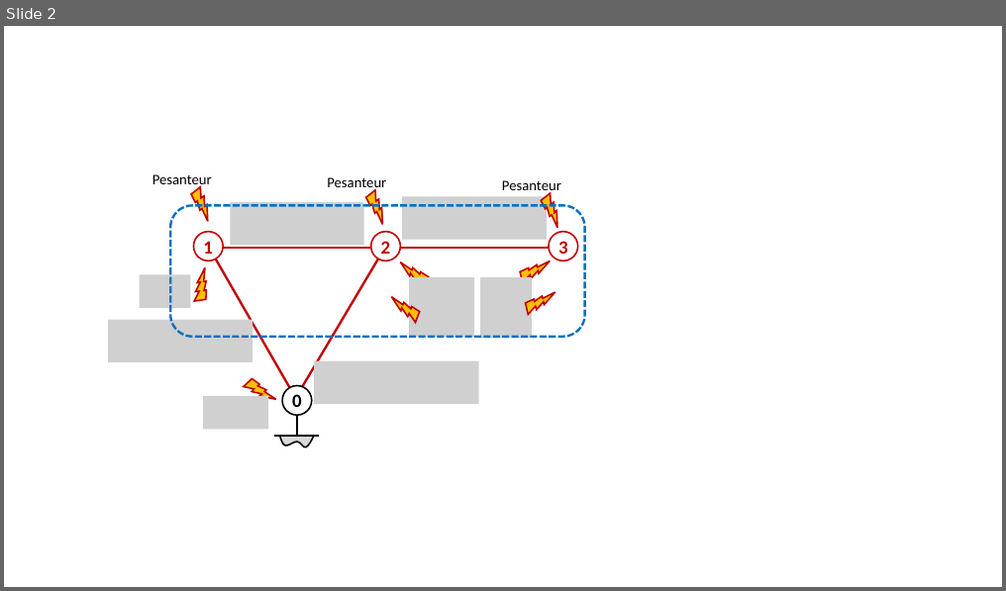
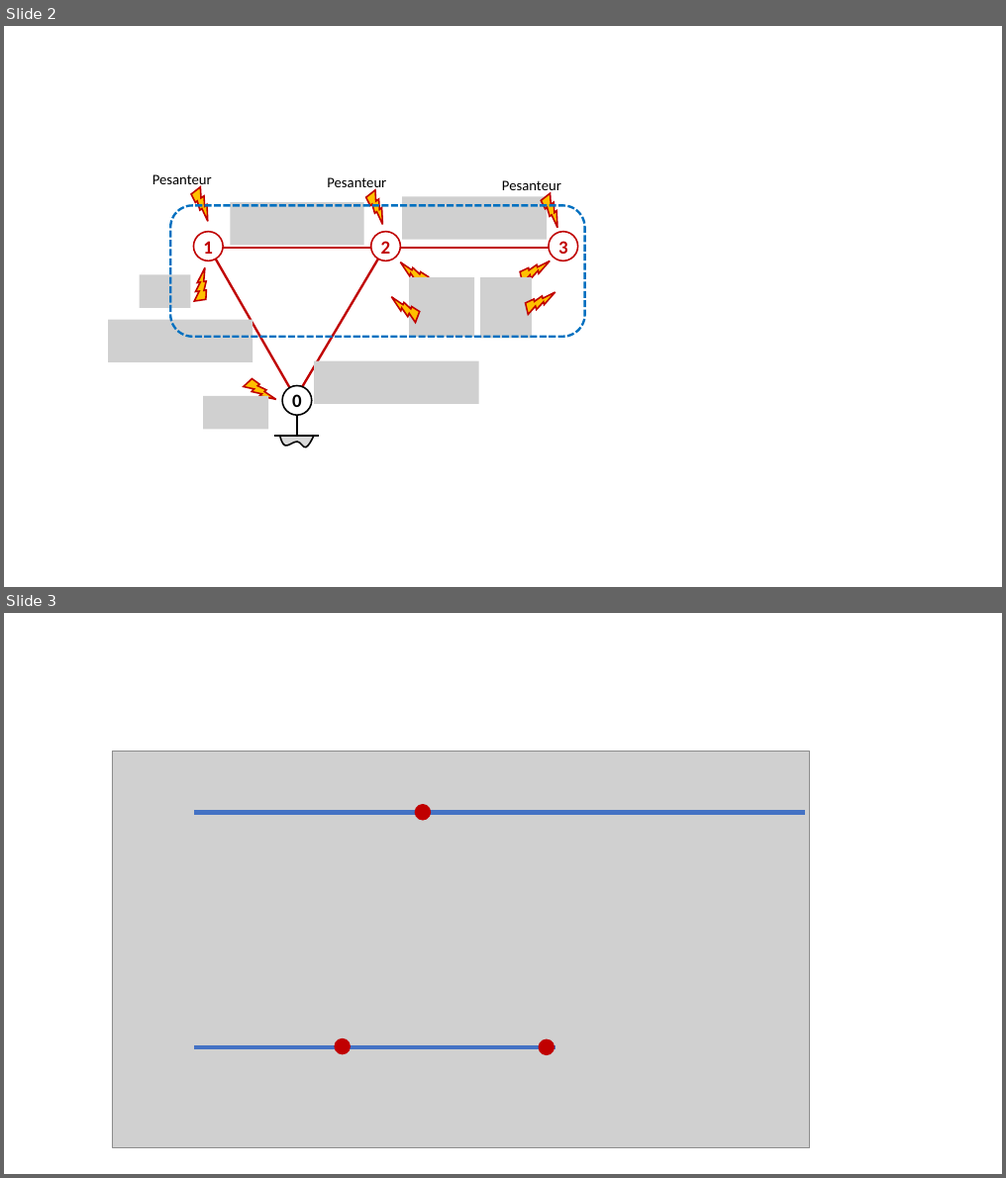
Before and after one commit to xpessoles/Sujets_Concours, a slide deck: 2006/CCMP/PSI_SI_Rugosimetre/images/Figures.pptx. Shown one above the other, each under a label of ours: slide 2 before the commit, slides 2 and 3 after it. The pictures are 1006x591 and 1006x1178 pixels, drawn with LibreOffice and Linux fonts; fonts in the diff are those of the drawing; grey boxes stand for pictures. Boxes give left, top, right and bottom in pixels: in the first picture for what was removed or moved away, otherwise in the second. Text is boxed around its words. In the diff, an @@ line names an element or a change of style, - is before the commit and + after.

```diff
--- a/2006/CCMP/PSI_SI_Rugosimetre/images/Figures.pptx
+++ b/2006/CCMP/PSI_SI_Rugosimetre/images/Figures.pptx
@@ slide 3 added at box(4, 613, 1002, 1174), background #FFFFFF @@
@@ picture added at box(112, 752, 810, 1149) @@
@@ line added from (194, 812) to (805, 812), #4472C4 4.5 pt @@
@@ ellipse added at box(415, 805, 430, 820), fill #C00000, outline #C00000 1 pt @@
@@ line added from (194, 1048) to (555, 1048), #4472C4 4.5 pt @@
@@ ellipse added at box(335, 1039, 350, 1054), fill #C00000, outline #C00000 1 pt @@
@@ ellipse added at box(539, 1040, 553, 1055), fill #C00000, outline #C00000 1 pt @@
```
Also in this commit, not shown: 2 other files.
